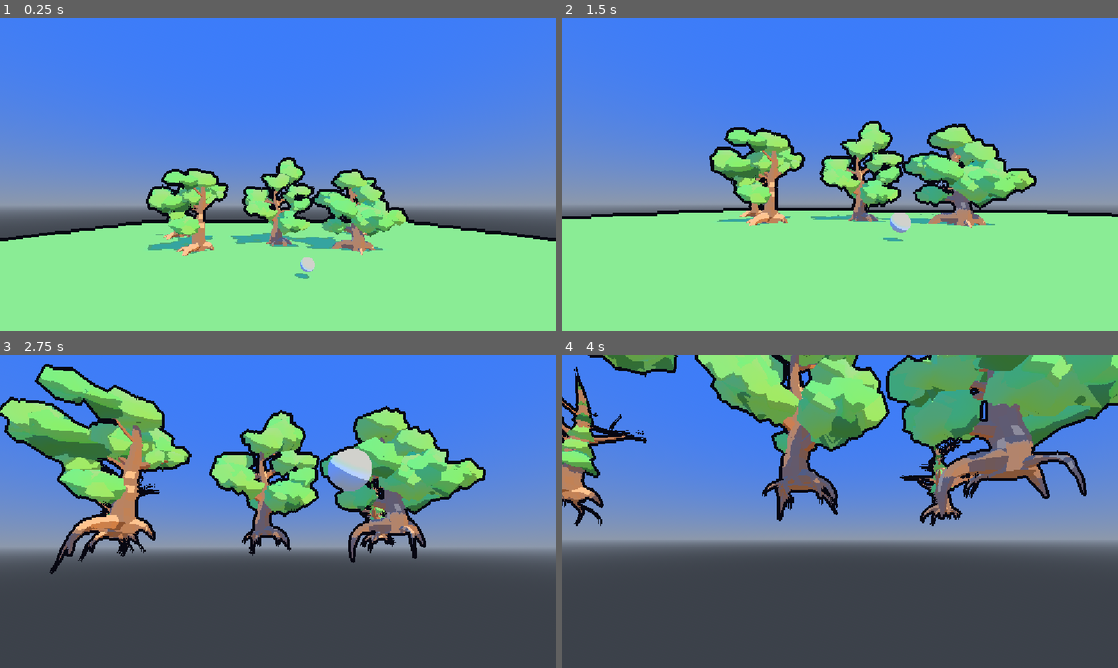
Above: before the commit, frames 1-4 (two rows, left to right).
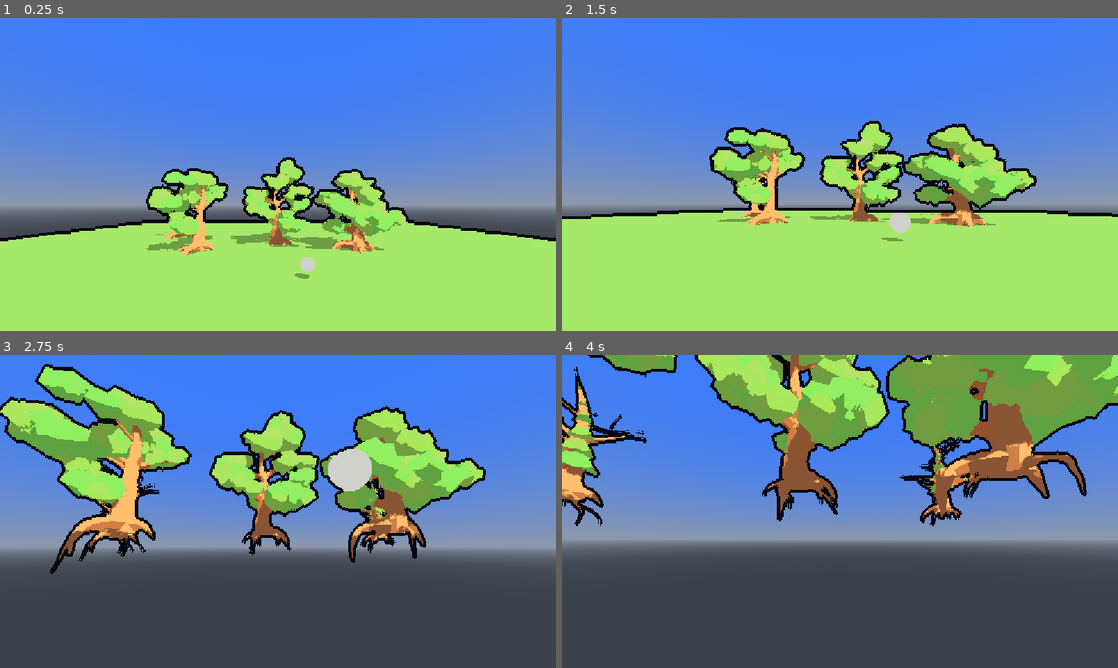
Above: after the commit, the same moments.

Repository: WMsans/anime-tree-rendering
Game: Godot game, scene res://demo/tree_demo.tscn
Two runs of this game, one before a commit and one after it. Both use one fixed random seed, a clock stepped at 60 frames per second and the inputs below. This scene is started directly instead of the project's main scene.
Inputs (mouse positions are in pixels of both pictures, inside the frame that each line leads up to):
- Up to frame 1 (0.25 s): no input
- Up to frame 2 (1.5 s): tap Enter at 0.5 s; move the mouse to (867, 174) at 0.52 s; hold Shift 0.53-1.28 s; hold W from 0.53 s (still down); tap Space at 0.77 s; move the mouse to (812, 174) at 1.27 s; tap Shift at 1.35 s
- Up to frame 3 (2.75 s): keep holding W; tap Space at 1.52 s; move the mouse to (289, 505) at 2.02 s; hold Shift from 2.03 s (still down)
- Up to frame 4 (4 s): keep holding W; move the mouse to (834, 517) at 2.77 s; release Shift at 2.78 s; tap Shift at 2.85 s; tap Space at 3.02, 3.77 s; move the mouse to (878, 514) at 3.52 s; hold Shift from 3.53 s (still down)

The runs differ from the first frame. In frame 1, 35% of the frame differs, in the area x 0-100%, y 45-100%; in frame 2, 43%, in the area x 0-100%, y 33-100%; in frame 3, 12%; in frame 4, 16%.

Commit message:
fix: remove reflection dirtiness

Diff:
--- a/demo/src/cel_shading_post_process.gd
+++ b/demo/src/cel_shading_post_process.gd
@@ -2,7 +2,8 @@
 ##
 ## Bands the lit image by luminance through [member ramp]. Needs
 ## view-independent lighting (no specular or sky reflections, Lambert diffuse)
-## or bands flicker as the camera moves. Runs just before [OutlinePostProcess], so lines stay on top.
+## or bands flicker as the camera moves. Use flat neutral ambient (not sky) and
+## hard shadow filtering, or bands get muddy hue shifts and speckled edges. Runs just before [OutlinePostProcess], so lines stay on top.
 class_name CelShadingPostProcess
 extends Node3D
 
--- a/demo/tree_demo.tscn
+++ b/demo/tree_demo.tscn
@@ -21,7 +21,8 @@
 [sub_resource type="Environment" id="env"]
 background_mode = 2
 sky = SubResource("sky")
-ambient_light_source = 3
+ambient_light_source = 2
+ambient_light_color = Color(0.45, 0.45, 0.45, 1)
 reflected_light_source = 1
 
 [sub_resource type="StandardMaterial3D" id="mat_ground"]
--- a/project.godot
+++ b/project.godot
@@ -28,3 +28,4 @@
 
 rendering_device/driver.windows="d3d12"
 shading/overrides/force_lambert_over_burley=true
+lights_and_shadows/directional_shadow/soft_shadow_filter_quality=0
--- a/shaders/cel_ramp.tres
+++ b/shaders/cel_ramp.tres
@@ -2,7 +2,7 @@
 
 [sub_resource type="Gradient" id="Gradient_cel"]
 interpolation_mode = 1
-offsets = PackedFloat32Array(0, 0.25, 0.45, 0.75)
+offsets = PackedFloat32Array(0, 0.19252874, 0.44827586, 0.6666667)
 colors = PackedColorArray(0.2, 0.2, 0.28, 1, 0.36, 0.36, 0.42, 1, 0.55, 0.55, 0.56, 1, 0.82, 0.82, 0.8, 1)
 
 [resource]
--- a/shaders/cel_shading.gdshader
+++ b/shaders/cel_shading.gdshader
@@ -7,7 +7,10 @@
 // Lighting is already baked into the screen colour, so the bands come from its
 // luminance: the ramp maps luminance to a new luminance (and optional tint),
 // hue is kept. The ramp needs view-independent input: no specular, no sky
-// reflections, Lambert diffuse, or bands flicker as the camera moves.
+// reflections, Lambert diffuse, or bands flicker as the camera moves. Ambient must
+// be a flat neutral colour (not sky): hue is taken from the lit pixel, so tinted,
+// normal-dependent ambient leaks into the bands as muddy hue shifts. Use hard
+// shadow filtering too; soft-shadow noise turns into speckle at band edges.
 
 // Luminance in, banded colour out. Use a constant-interpolation gradient.
 uniform sampler2D ramp : source_color, filter_nearest, repeat_disable;
